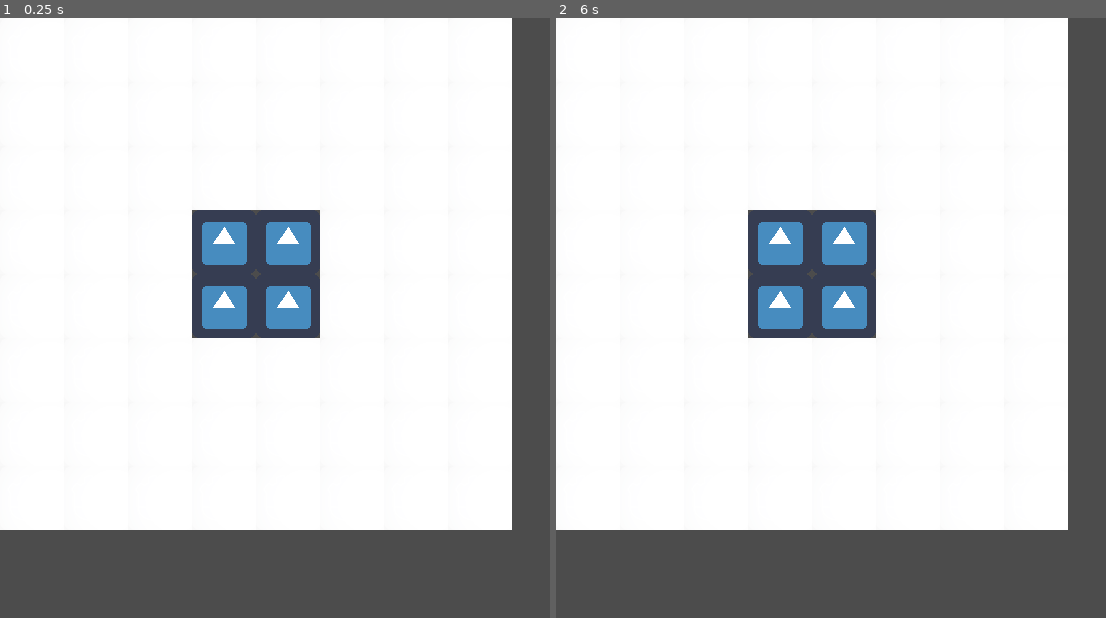
Above: before the commit, frames 1-2 (left to right).
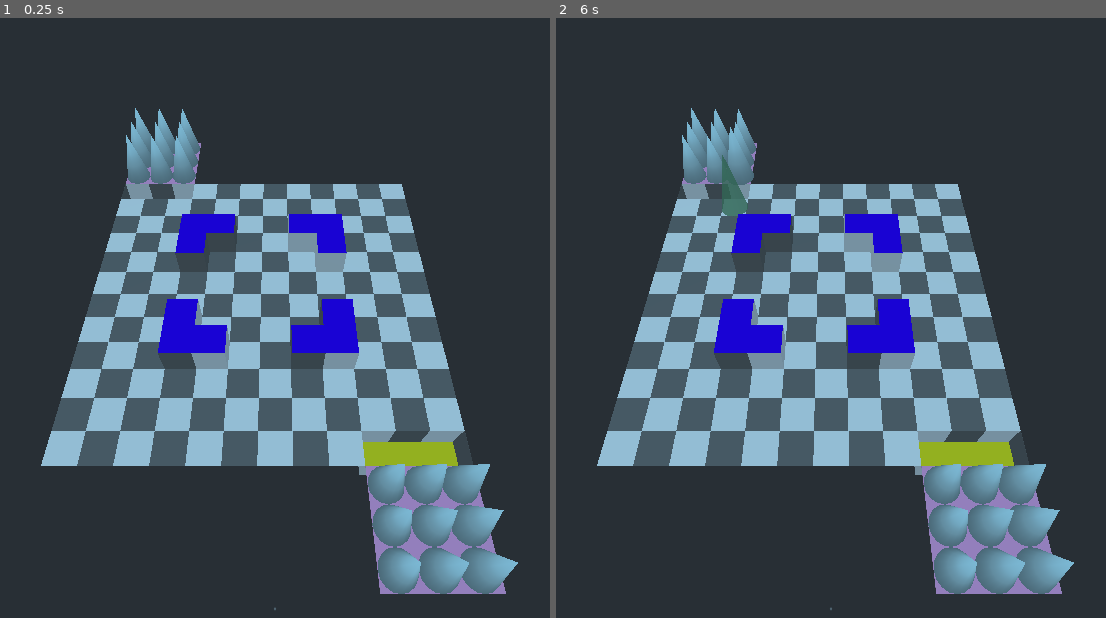
Above: after the commit, the same moments.

Repository: MrJustreborn/BattleMess
Game: Godot game, scene res://test/testlvl.tscn
Two runs of this game, one before a commit and one after it. Both use one fixed random seed, a clock stepped at 60 frames per second and the inputs below. Before the commit the project starts from res://test/LevelEditor.tscn. The engine's default icon, where the game draws it, is replaced by a stand-in: a white triangle on a blue panel in a dark square.
Inputs (mouse positions are in pixels of both pictures, inside the frame that each line leads up to):
- Up to frame 1 (0.25 s): no input
- Up to frame 2 (6 s): tap Enter (ui_accept) at 0.5, 0.77, 1.25, 1.52, 2, 2.75, 3.02, 3.5, 3.77, 4.25, 4.52 s; move the mouse to (952, 288) at 0.52 s; hold Up (ui_up) 0.53-1.28 s; click (952, 288) at 0.67 s; move the mouse to (721, 348) at 1.27 s; move the mouse to (886, 186) at 2.02 s; hold Up (ui_up) 2.03-3.53 s; move the mouse to (803, 438) at 2.77 s; click (803, 438) at 2.92 s; move the mouse to (996, 408) at 3.52 s; move the mouse to (666, 228) at 4.27 s; move the mouse to (858, 318) at 5.02 s; click (858, 318) at 5.17 s; move the mouse to (748, 168) at 5.77 s; hold Up (ui_up) from 5.78 s (still down)

The runs differ from the first frame. In frame 1, 100% of the frame differs, in the area x 0-100%, y 0-100%; in frame 2, 100%.

Commit message:
Show movement

Diff:
--- a/godot/project.godot
+++ b/godot/project.godot
@@ -21,7 +21,7 @@
 [application]
 
 config/name="BattleMess"
-run/main_scene="res://test/LevelEditor.tscn"
+run/main_scene="res://test/testlvl.tscn"
 config/icon="res://icon.png"
 
 [autoload]
--- a/godot/singelton/controller_v2.gd
+++ b/godot/singelton/controller_v2.gd
@@ -21,10 +21,20 @@
 	pass;
 
 func cell_to_world(cell: Vector2):
+	#print(cell, " -> ", pos_ref[cell].global_transform);
 	return pos_ref[cell].global_transform
+
+func can_move(cell: Vector2) -> bool:
+	if cell.x < 0 || cell.y < 0 || cell.x > grid_size.x - 1 || cell.y > grid_size.y - 1:
+		return false;
+	#print(cell, " -> ", field_type[cell], " -> ", current_field[cell]);
+	return current_field[cell].empty() && field_type[cell] == "move";
 
 func is_cell_free(cell: Vector2) -> bool:
 	assert(grid);
+
+	if cell.x < 0 || cell.y < 0 || cell.x > grid_size.x || cell.y > grid_size.y:
+		return false;
 
 	print(grid.get_child(cell.y).get_child(cell.x).name);
 	print(pos_ref[cell].name)
--- a/godot/test/grid_import_test.gd
+++ b/godot/test/grid_import_test.gd
@@ -14,7 +14,6 @@
 		bubble_sort_children(grid.get_child(i), "x");
 		#print(grid.get_child(i).name, " -> ",grid.get_child(i).global_transform.origin);
 	grid_ctrl.init_grid(grid, $entities);
-	grid_ctrl.is_cell_free(Vector2(1,1));
 
 func bubble_sort_children(node: Node, axis = "z"):
 	var cnt = node.get_child_count();
--- a/godot/test/test_entity.gd
+++ b/godot/test/test_entity.gd
@@ -1,4 +1,6 @@
 extends Node
+
+var fountain = preload("res://vfx/fountain.tscn");
 
 # relative movements to current position
 var movementset = {
@@ -7,7 +9,12 @@
 		continuous = []
 	},
 	move = {
-		discrete = [],
+		discrete = [
+					Vector2(0, -1), Vector2(0, -2),
+					Vector2(0, 1), Vector2(0, 2),
+					Vector2(-1, 0), Vector2(-2, 0),
+					Vector2(2, 0), Vector2(2, 0)
+					],
 		continuous = []
 	},
 	merge = {
@@ -32,14 +39,28 @@
 func init(ctrl, cell):
 	grid_crtl = ctrl;
 	pos = cell;
-	print(pos);
+
+func _get_moves() -> Array:
+	var can_move = [];
+	for m in movementset.move.discrete:
+		if grid_crtl.can_move(pos + m):
+			can_move.append(pos + m);
+	return can_move;
 
 func _on_StaticBody_mouse_entered():
+	#print(name)
 	$Cone.scale = Vector3(1.2, 1.2, 1.2);
-	$overlay/Spatial.global_transform = grid_crtl.cell_to_world(pos - Vector2(0, 2));
+	var moves = _get_moves();
+	for m in moves:
+		var f = fountain.instance();
+		$overlay/Spatial.add_child(f);
+		f.global_transform = grid_crtl.cell_to_world(m);
+		#$overlay/Spatial/fountain.global_transform = grid_crtl.cell_to_world(m);
 	$overlay.visible = true;
-
 
 func _on_StaticBody_mouse_exited():
 	$Cone.scale = Vector3(1, 1, 1);
+	for c in $overlay/Spatial.get_children():
+		c.queue_free();
+		pass
 	$overlay.visible = false;
--- a/godot/test/testentity.tscn
+++ b/godot/test/testentity.tscn
@@ -7,7 +7,7 @@
 [sub_resource type="ConvexPolygonShape" id=1]
 points = PoolVector3Array( 0, 0, -0.5, 0, 2, 0, 0.191342, 0, -0.46194, 0.353553, 0, -0.353553, 0.46194, 0, -0.191342, 0 …(274 unchanged characters)…
 
-[node name="Entity" index="0" instance=ExtResource( 1 )]
+[node name="Entity" instance=ExtResource( 1 )]
 script = ExtResource( 2 )
 
 [node name="StaticBody" type="StaticBody" parent="Cone" index="0"]
@@ -20,6 +20,7 @@
 [node name="Spatial" type="Spatial" parent="overlay" index="0"]
 
 [node name="fountain" parent="overlay/Spatial" index="0" instance=ExtResource( 3 )]
+visible = false
 
 [connection signal="mouse_entered" from="Cone/StaticBody" to="." method="_on_StaticBody_mouse_entered"]
 [connection signal="mouse_exited" from="Cone/StaticBody" to="." method="_on_StaticBody_mouse_exited"]
--- a/godot/test/testlvl.tscn
+++ b/godot/test/testlvl.tscn
@@ -3,7 +3,7 @@
 [ext_resource path="res://test/testlvl.escn" type="PackedScene" id=1]
 [ext_resource path="res://test/grid_import_test.gd" type="Script" id=2]
 
-[node name="Scene Root" index="0" instance=ExtResource( 1 )]
+[node name="Scene Root" instance=ExtResource( 1 )]
 script = ExtResource( 2 )
 grid_node = NodePath("grid")
 
@@ -49,4 +49,4 @@
 [node name="entities" type="Spatial" parent="." index="2"]
 
 [node name="Camera" type="Camera" parent="." index="3"]
-transform = Transform( 1, 0, 0, 0, 0.561756, 0.827303, 0, -0.827303, 0.561756, 0.491827, 11.9526, 9.66424 )
+transform = Transform( 1, 0, 0, 0, 0.561756, 0.827303, 0, -0.827303, 0.561756, 0.491827, 12.1315, 9.28707 )
--- a/godot/vfx/fountain.tscn
+++ b/godot/vfx/fountain.tscn
@@ -8,10 +8,21 @@
 [sub_resource type="QuadMesh" id=2]
 size = Vector2( 0.25, 0.25 )
 
+[sub_resource type="CylinderMesh" id=3]
+top_radius = 0.01
+bottom_radius = 0.55
+height = 2.5
+radial_segments = 16
+
+[sub_resource type="SpatialMaterial" id=4]
+flags_transparent = true
+albedo_color = Color( 0.364706, 0.615686, 0.45098, 0.803922 )
+
 [node name="fountain" type="Spatial"]
 
 [node name="CPUParticles" type="CPUParticles" parent="."]
 transform = Transform( 1, 0, 0, 0, -4.37114e-08, 1, 0, -1, -4.37114e-08, 0, 0, 0 )
+visible = false
 material_override = SubResource( 1 )
 amount = 32
 lifetime = 3.0
@@ -21,3 +32,9 @@
 spread = 0.0
 gravity = Vector3( 0, 0, -2 )
 initial_velocity = 3.0
+angular_velocity = 6.5861e-44
+
+[node name="MeshInstance" type="MeshInstance" parent="."]
+transform = Transform( 1, 0, 0, 0, 1, 0, 0, 0, 1, 0, 1.25007, 0 )
+mesh = SubResource( 3 )
+material/0 = SubResource( 4 )
Not shown: 1 places in godot/vfx/fountain.tscn that only renumber resources
